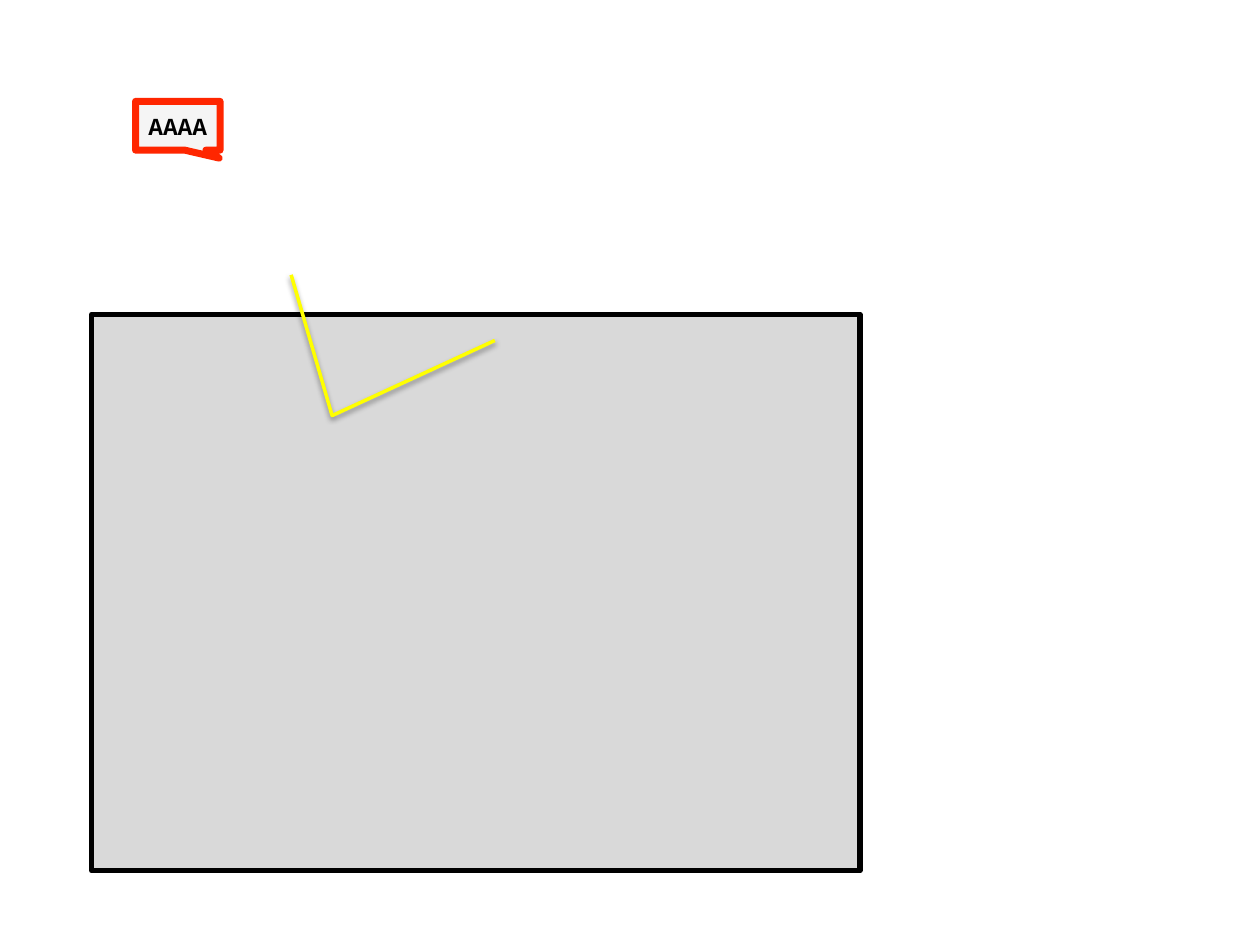
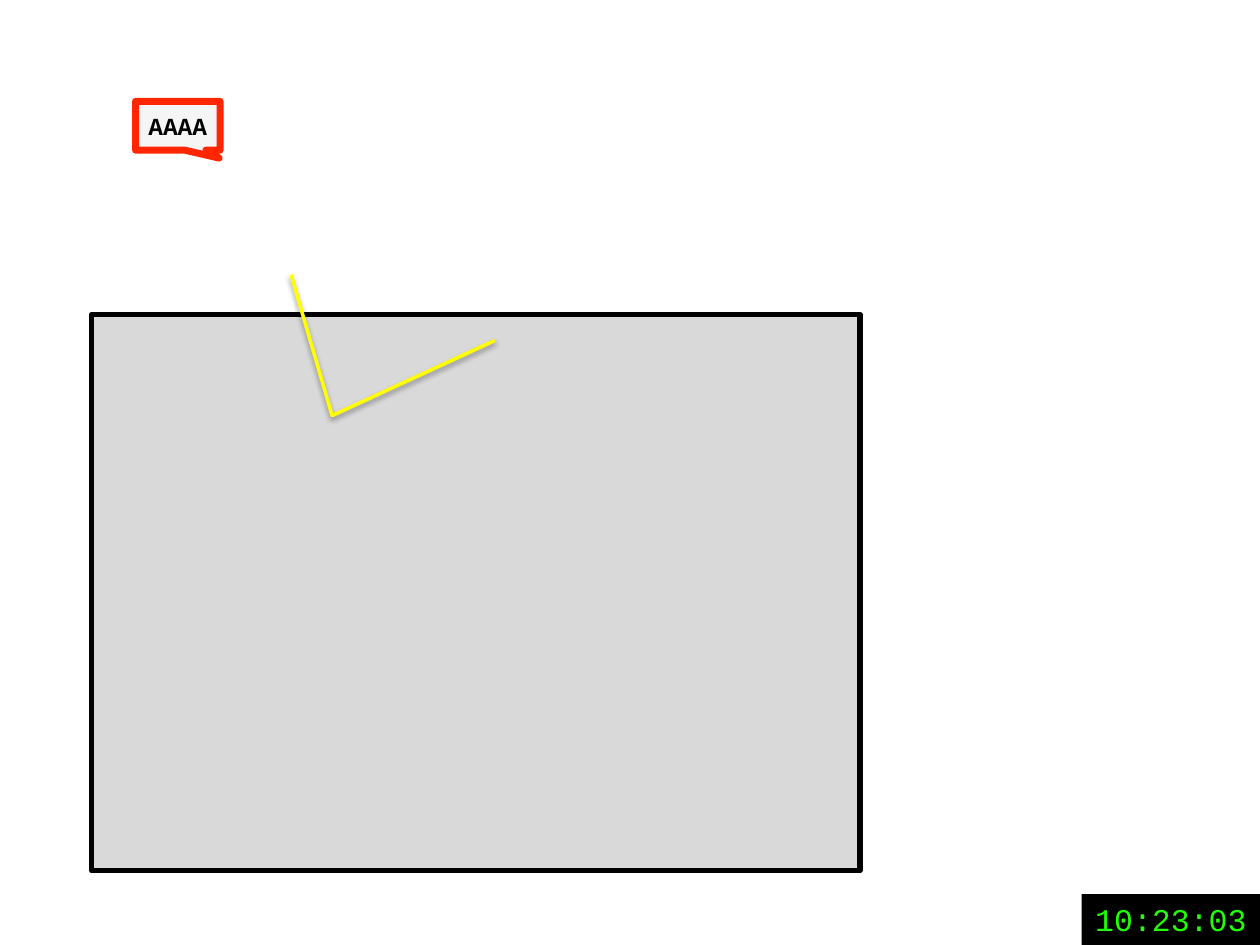
Before and after one commit to debrief/ppt_renderer, a slide deck: slide 1 of donor.pptx. Drawn at 1260x945 pixels with LibreOffice and Linux fonts; fonts in the diff are those of the drawing. Boxes give left, top, right and bottom in pixels: in the first picture for what was removed or moved away, otherwise in the second. Text is boxed around its words. In the diff, an @@ line names an element or a change of style, - is before the commit and + after.

```diff
--- a/donor.pptx
+++ b/donor.pptx
@@ rectangle added at (1081, 895, 1260, 945), fill #000000, 18 pt, text #21FF06 @@
+10:23:03
```
Also in this commit, not shown: 25 other files.
